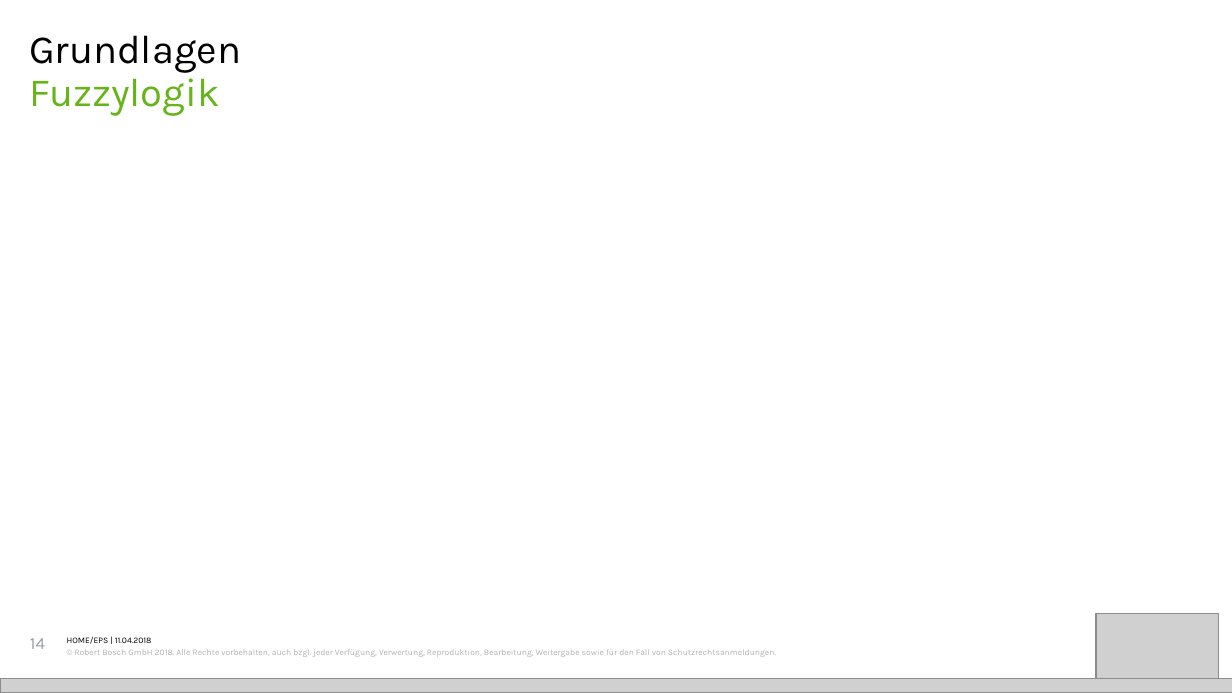
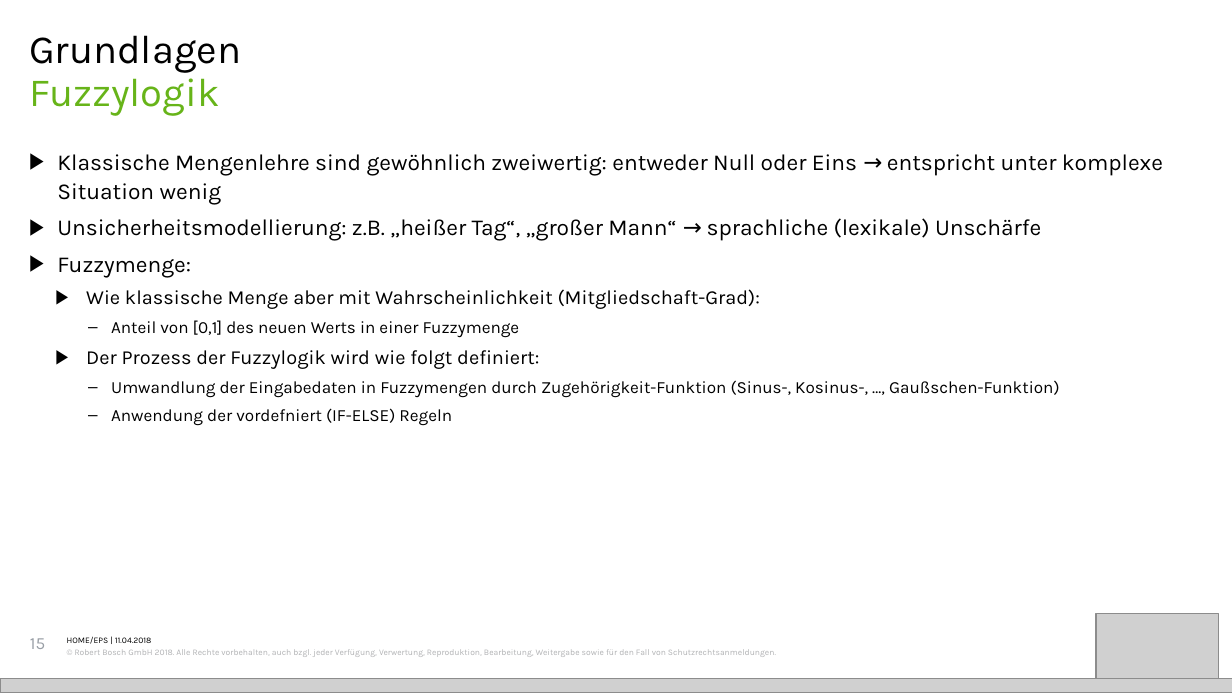
Before and after one commit to iwnfubb/MA_Doc, a slide deck: slide 15 of Präsi/Präsi.pptx (slide 14 before the commit). Drawn at 1232x693 pixels with LibreOffice and Linux fonts; fonts in the diff are those of the drawing; grey boxes stand for pictures. Boxes give left, top, right and bottom in pixels: in the first picture for what was removed or moved away, otherwise in the second. Text is boxed around its words. In the diff, an @@ line names an element or a change of style, - is before the commit and + after.

```diff
--- a/Präsi/Präsi.pptx
+++ b/Präsi/Präsi.pptx
@@ text added at [57,154,1163,425], 16 pt, text #000000 @@
+▶ Klassische Mengenlehre sind gewöhnlich zweiwertig: entweder Null oder Eins → entspricht unter komplexe Situation wenig
+▶ Unsicherheitsmodellierung: z.B. „heißer Tag“, „großer Mann“ → sprachliche (lexikale) Unschärfe
+▶ Fuzzymenge:
+  ▶ Wie klassische Menge aber mit Wahrscheinlichkeit (Mitgliedschaft-Grad):
+    ‒ Anteil von [0,1] des neuen Werts in einer Fuzzymenge
+  ▶ Der Prozess der Fuzzylogik wird wie folgt definiert:
+    ‒ Umwandlung der Eingabedaten in Fuzzymengen durch Zugehörigkeit-Funktion (Sinus-, Kosinus-, …, Gaußschen-Funktion)
+    ‒ Anwendung der vordefniert (IF-ELSE) Regeln
@@ text at [30,638,45,649]: text changed @@
-14
+15
```
Also in this commit, not shown: 15 other slides changed, 1 slide added, 5 other files.
